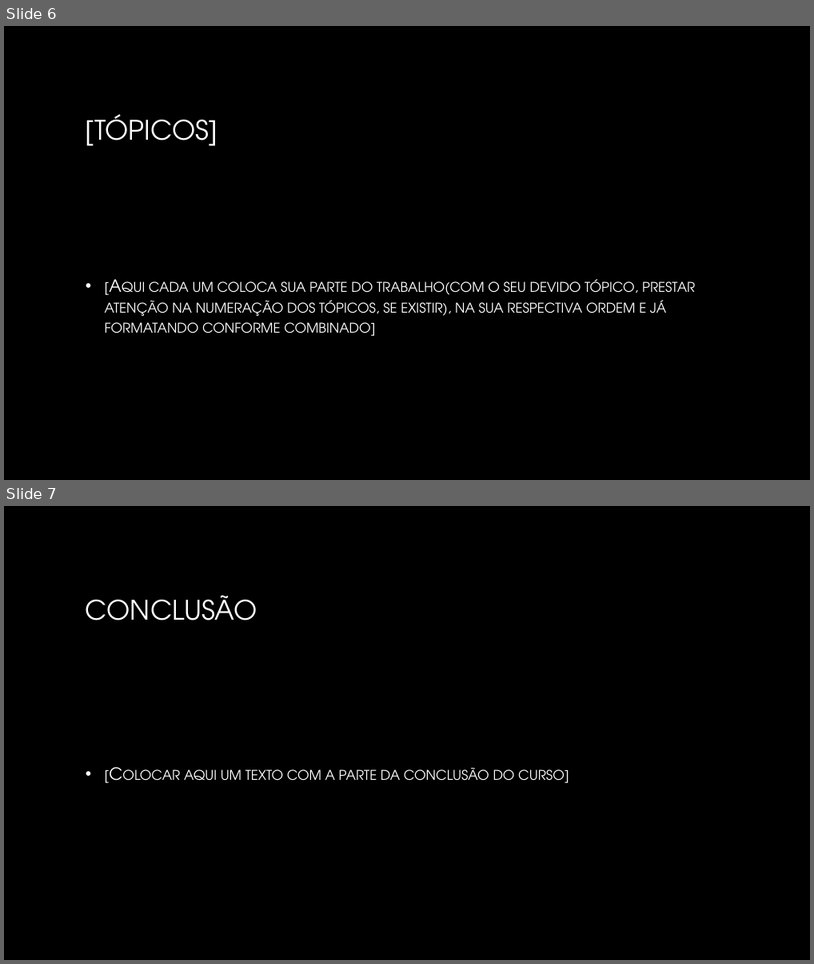
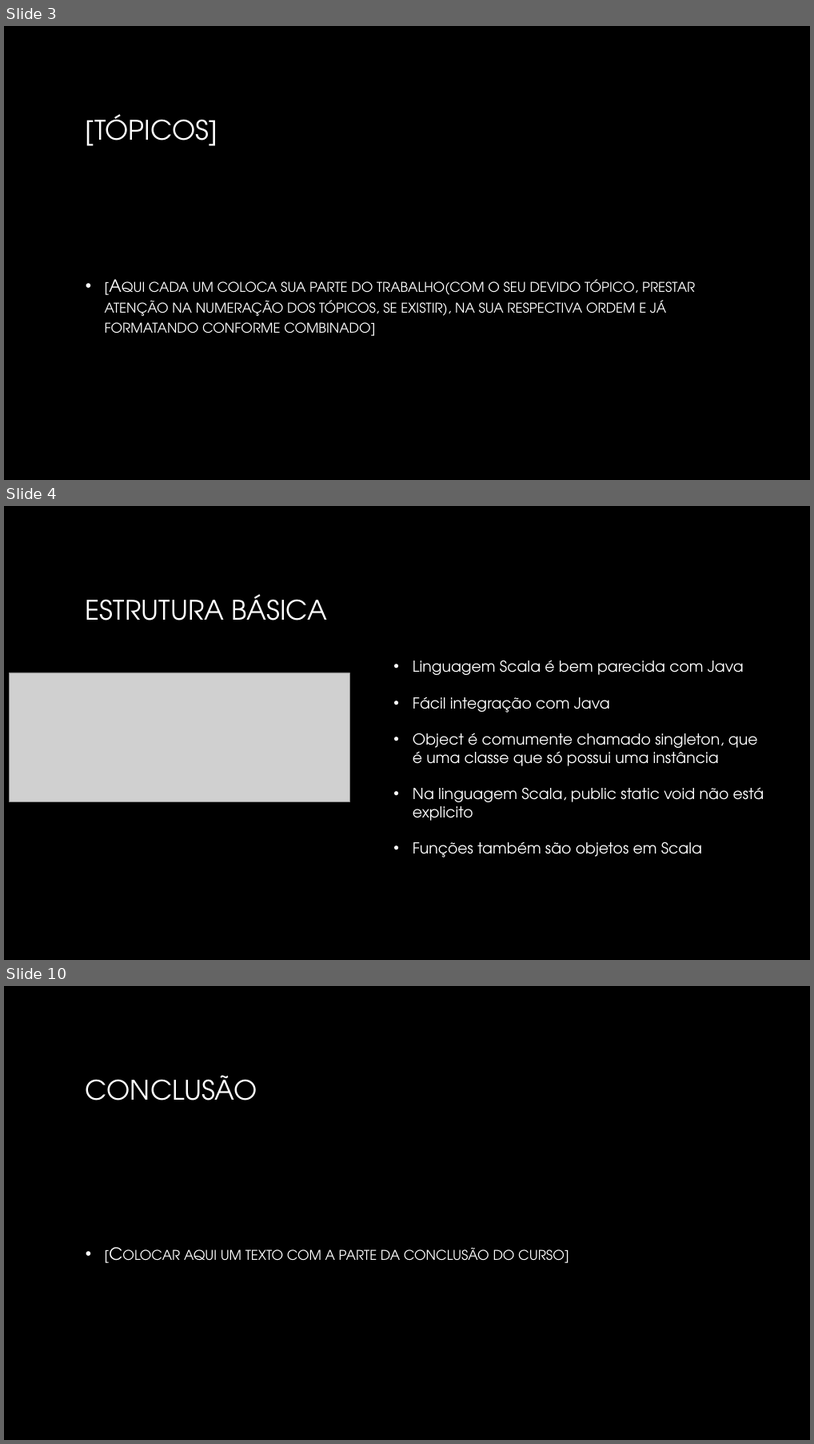
Before and after one commit to fmassaretto/trabalhoScala, a slide deck: Curso de Introdução à linguagem Scala.pptx. Shown one above the other, each under a label of ours: slides 6 and 7 before the commit, slides 3, 4 and 10 after it; the slides between them are not shown. The pictures are 814x964 and 814x1444 pixels, drawn with LibreOffice and Linux fonts; fonts in the diff are those of the drawing; grey boxes stand for pictures; background and template pictures are left out. Boxes give left, top, right and bottom in pixels: in the first picture for what was removed or moved away, otherwise in the second. Text is boxed around its words. In the diff, an @@ line names an element or a change of style, - is before the commit and + after.

```diff
--- a/Curso de Introdução à linguagem Scala.pptx
+++ b/Curso de Introdução à linguagem Scala.pptx
@@ slide 4 added at bbox=[4, 506, 810, 960], background picture (left out) @@
@@ title added at bbox=[86, 594, 328, 620], 32 pt, text gradient #FFFFFF to #A6A6A6 @@
+ESTRUTURA BÁSICA
@@ picture added at bbox=[10, 672, 350, 801] @@
@@ text added at bbox=[413, 660, 765, 857], 18 pt, text #FFFFFF @@
+• Linguagem Scala é bem parecida com Java
+• Fácil integração com Java
+• Object é comumente chamado singleton, que é uma classe que só possui uma instância
+• Na linguagem Scala, public static void não está explicito
+• Funções também são objetos em Scala
@@ what was slide 6 is now slide 3 @@
@@ what was slide 7 is now slide 10 @@
```
Also in this commit, not shown: 5 other slides added, 3 slides removed.
